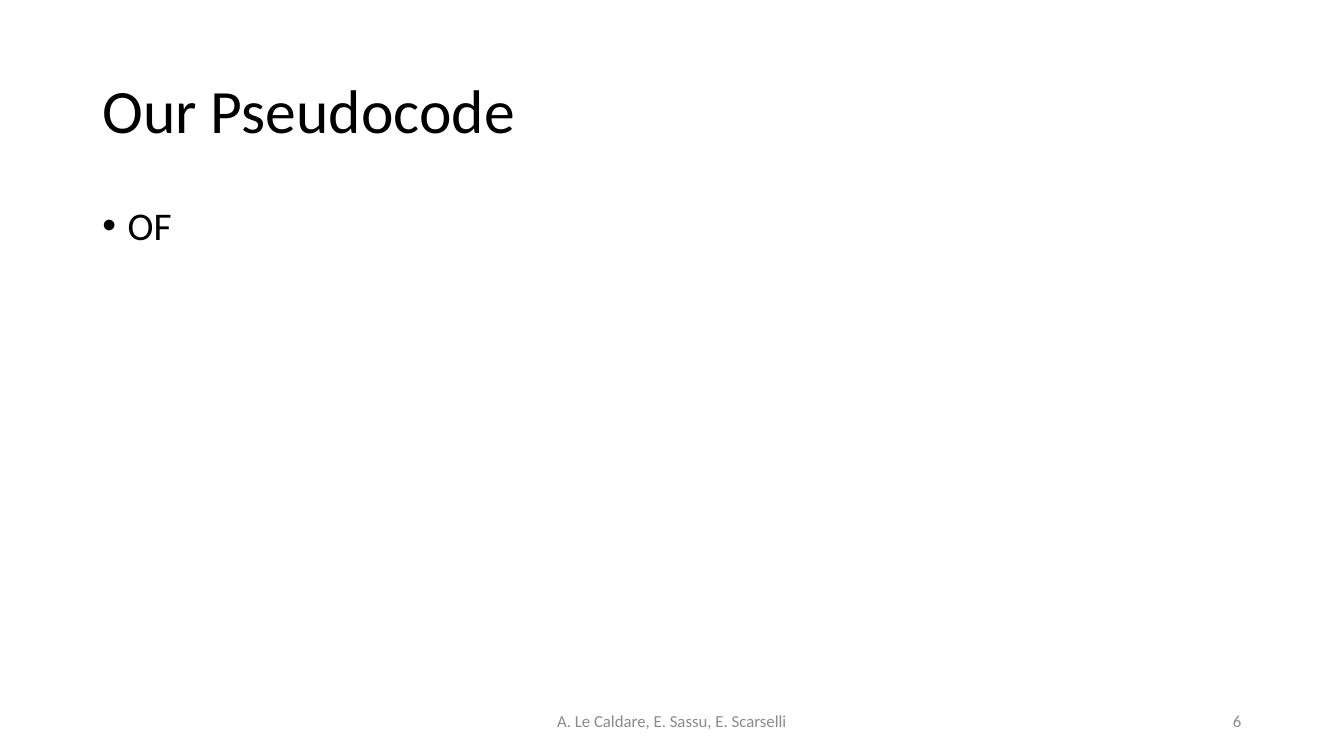
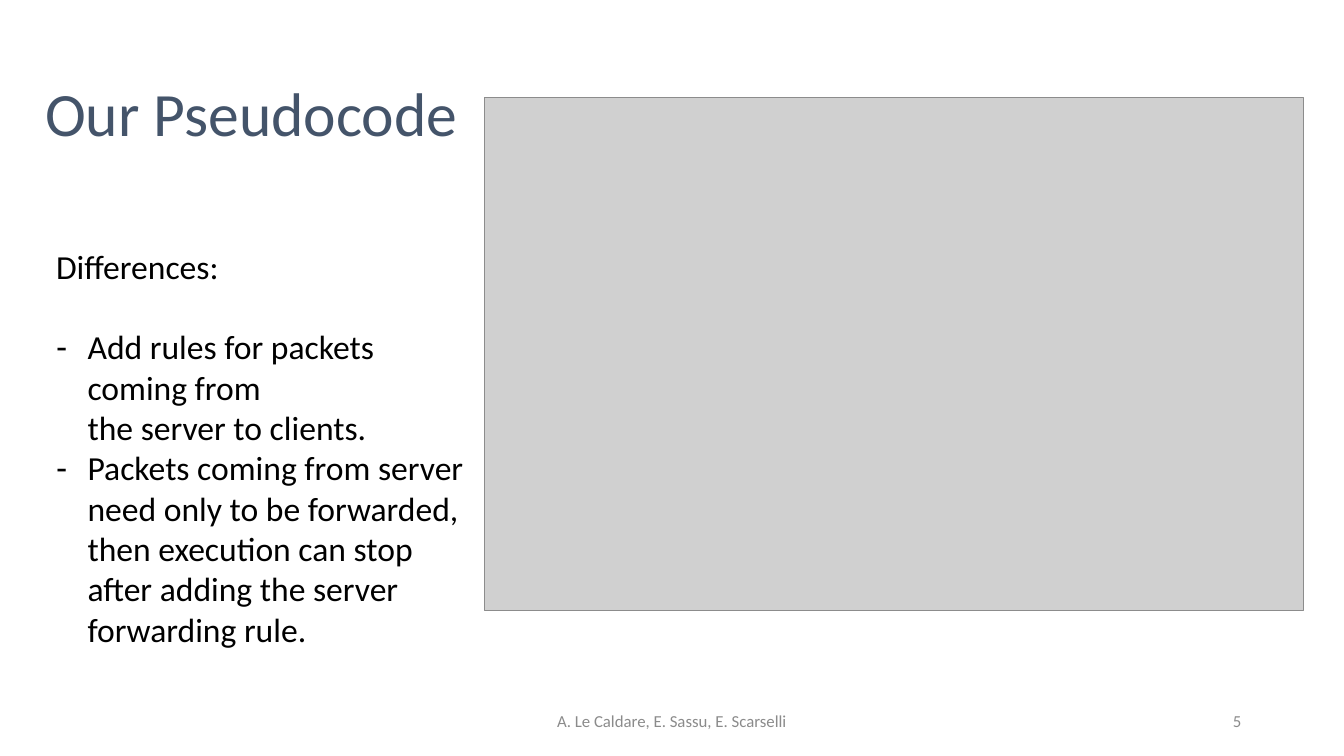
Before and after one commit to psoftware/ddosdefence-floodlight-controller, a slide deck: slide 5 of Docs/DDoSDefence.pptx (slide 6 before the commit). Drawn at 1344x756 pixels with LibreOffice and Linux fonts; fonts in the diff are those of the drawing; grey boxes stand for pictures. Boxes give left, top, right and bottom in pixels: in the first picture for what was removed or moved away, otherwise in the second. Text is boxed around its words. In the diff, an @@ line names an element or a change of style, - is before the commit and + after.

```diff
--- a/Docs/DDoSDefence.pptx
+++ b/Docs/DDoSDefence.pptx
@@ title "Our Pseudocode": place and size @@
-title "Our Pseudocode" at <box>102,90,515,134</box>
+title "Our Pseudocode" at <box>45,93,458,137</box>
@@ title "Our Pseudocode" at <box>45,93,458,137</box>: text colour #000000 to #44546A @@
@@ picture added at <box>485,98,1304,611</box> @@
@@ text removed at <box>128,214,172,241</box> @@
-• OF
@@ text added at <box>56,255,463,648</box>, 24 pt, text #000000 @@
+Differences:
+– Add rules for packets coming from
+  the server to clients.
+– Packets coming from server need only to be forwarded, then execution can stop after adding the server forwarding rule.
@@ page number at <box>1233,716,1241,727</box>: text changed @@
-6
+5
```
Also in this commit, not shown: 4 other slides changed, 1 slide added, 1 other file.
